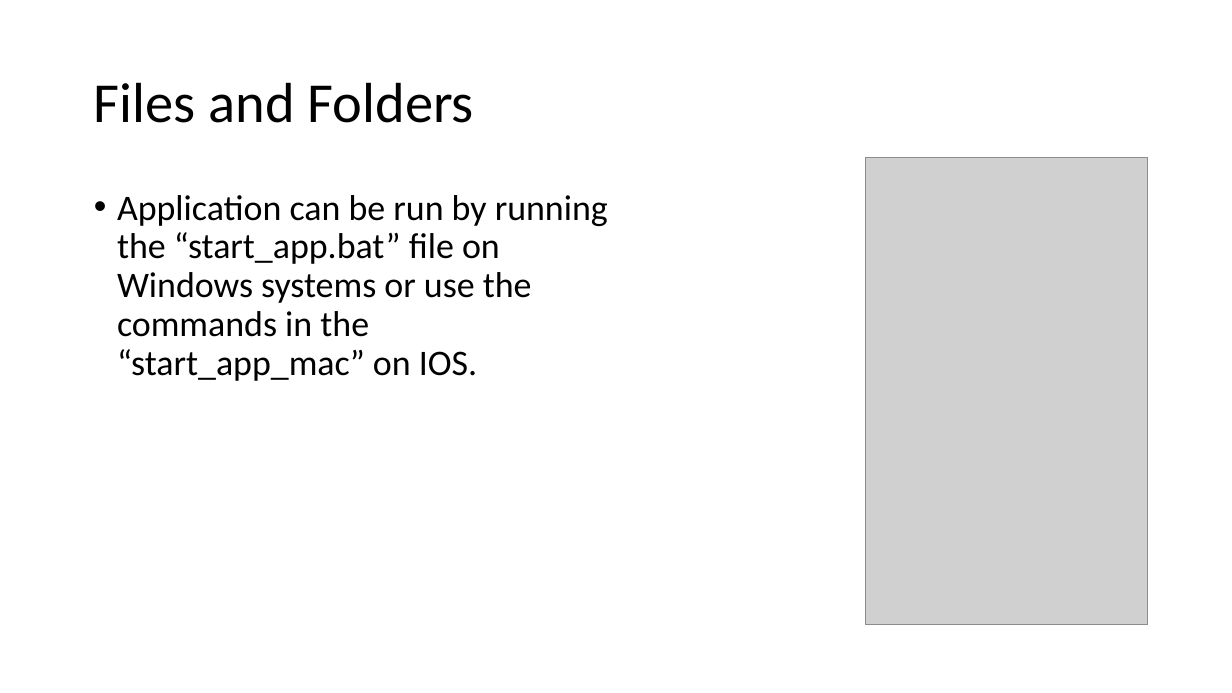
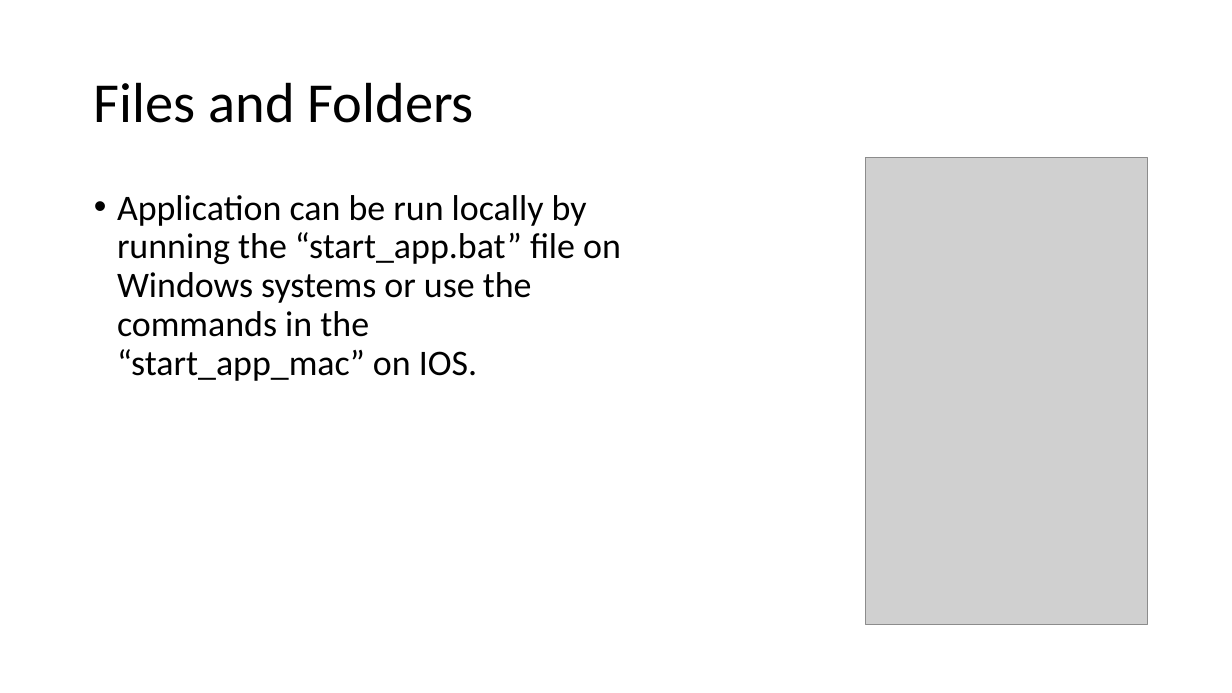
Before and after one commit to jkunnas58/dat250_netbank_fall_2020, a slide deck: slide 5 of Project_report_group_9.pptx. Drawn at 1232x693 pixels with LibreOffice and Linux fonts; fonts in the diff are those of the drawing; grey boxes stand for pictures. Boxes give left, top, right and bottom in pixels: in the first picture for what was removed or moved away, otherwise in the second. Text is boxed around its words. In the diff, an @@ line names an element or a change of style, - is before the commit and + after.

```diff
--- a/Project_report_group_9.pptx
+++ b/Project_report_group_9.pptx
@@ text at (117, 195, 621, 381): text changed @@
-• Application can be run by running the “start_app.bat” file on Windows systems or use the commands in the “start_app_mac” on IOS.
+• Application can be run locally by running the “start_app.bat” file on Windows systems or use the commands in the “start_app_mac” on IOS.
```
Also in this commit, not shown: 7 other slides changed.
